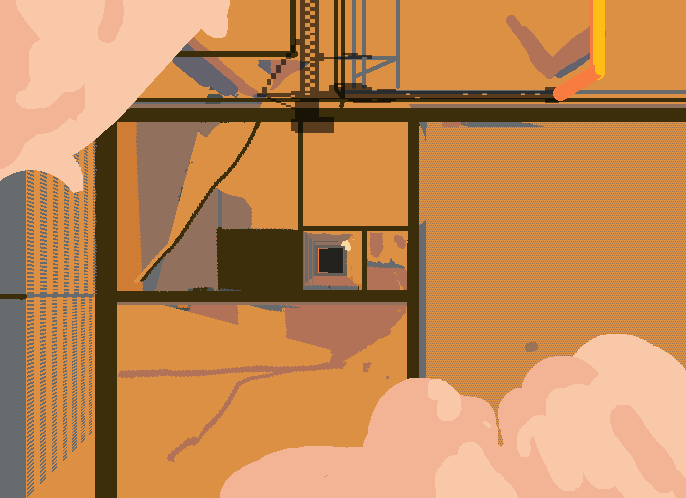
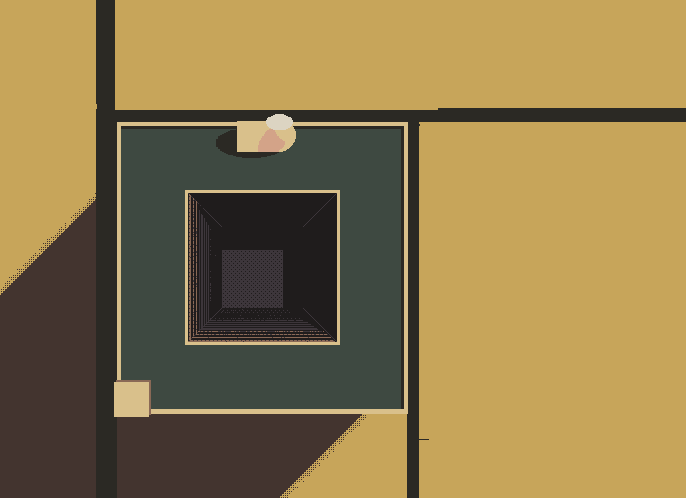
Two versions of the same layered image (686x498). Layer-by-layer changes:
added layer "레이어 27" above "레이어 26 복사 2" over [left=266, top=114, right=293, bottom=130]
added layer "레이어 26 복사 2" above "레이어 29" over [left=264, top=120, right=296, bottom=152]
added layer "레이어 29" above "레이어 26" over [left=237, top=121, right=280, bottom=152]
added layer "레이어 26" above "레이어 28" over [left=216, top=128, right=287, bottom=158]
added layer "레이어 28" above "레이어 28 복사 3" over [left=114, top=382, right=149, bottom=417]
added layer "레이어 28 복사 3" above "레이어 25" over [left=115, top=380, right=151, bottom=416]
hid "레이어 2" over [left=0, top=0, right=686, bottom=498]
hid "레이어 6" over [left=27, top=40, right=97, bottom=294]
hid "레이어 7" over [left=27, top=297, right=92, bottom=497]
hid "레이어 9" over [left=553, top=0, right=605, bottom=101]
hid "레이어 8" over [left=257, top=0, right=559, bottom=133]
added layer "레이어 17 복사 16" (1st of 2) above "레이어 17 복사 16" over [left=188, top=309, right=335, bottom=342]
added layer "레이어 17 복사 16" (2nd of 2) above "레이어 16" over [left=189, top=194, right=222, bottom=341]
added layer "레이어 16" above "레이어 13" over [left=188, top=193, right=337, bottom=342]
added layer "레이어 13" above "레이어 17" over [left=121, top=126, right=404, bottom=409]
added layer "레이어 17" above "레이어 18" over [left=117, top=122, right=408, bottom=414]
added layer "레이어 18" above "레이어 19" over [left=188, top=193, right=337, bottom=342]
added layer "레이어 19" above "그룹 1" over [left=0, top=138, right=398, bottom=498]
added group "그룹 1" with 2 layers above "레이어 4" over [left=0, top=0, right=686, bottom=498]
added layer "레이어 20" (60%) in group "그룹 1" over [left=0, top=0, right=686, bottom=498]
moved "레이어 3" into group "그룹 1", painted on it over [left=0, top=0, right=686, bottom=498]
painted on "레이어 4" over [left=0, top=0, right=686, bottom=498]
